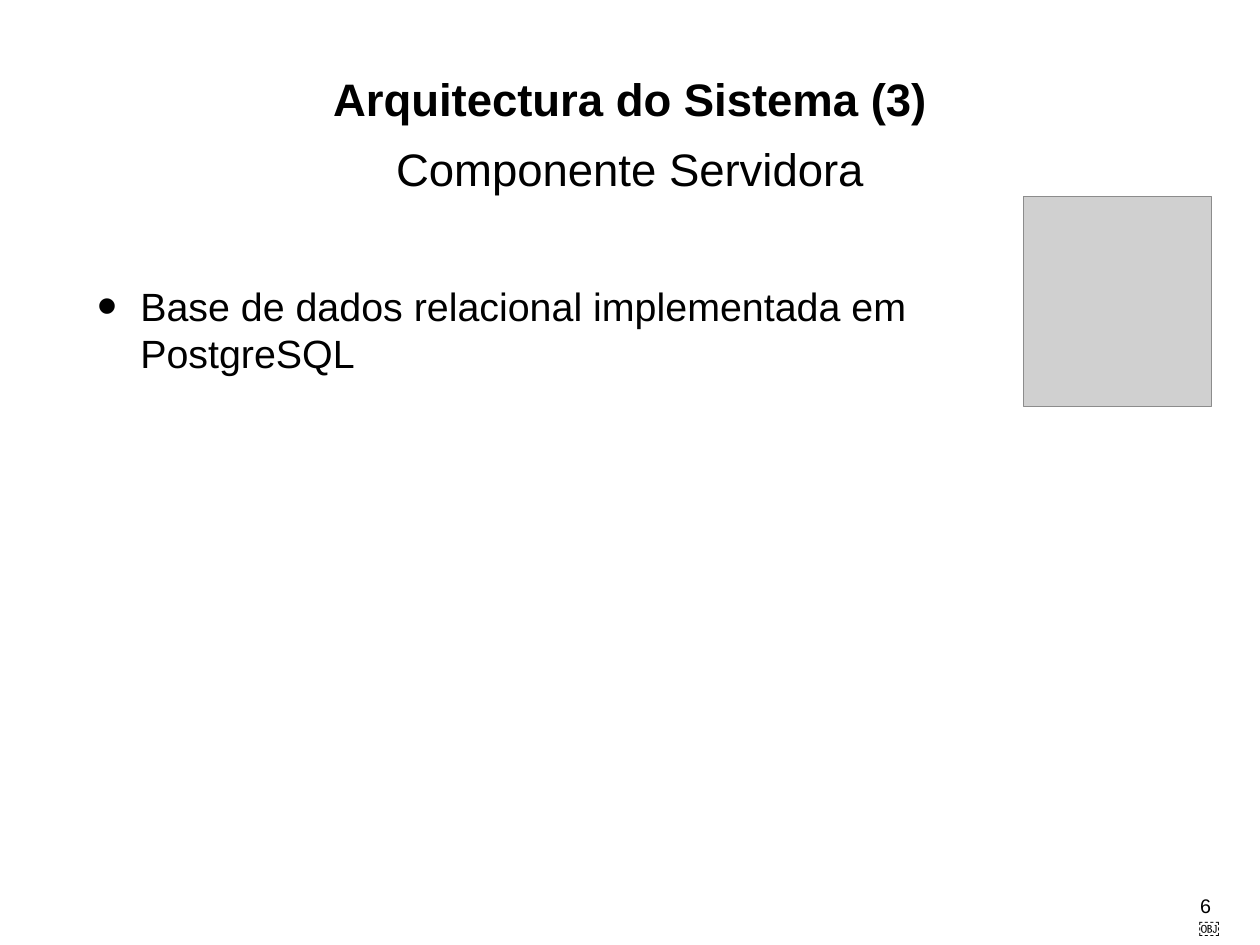
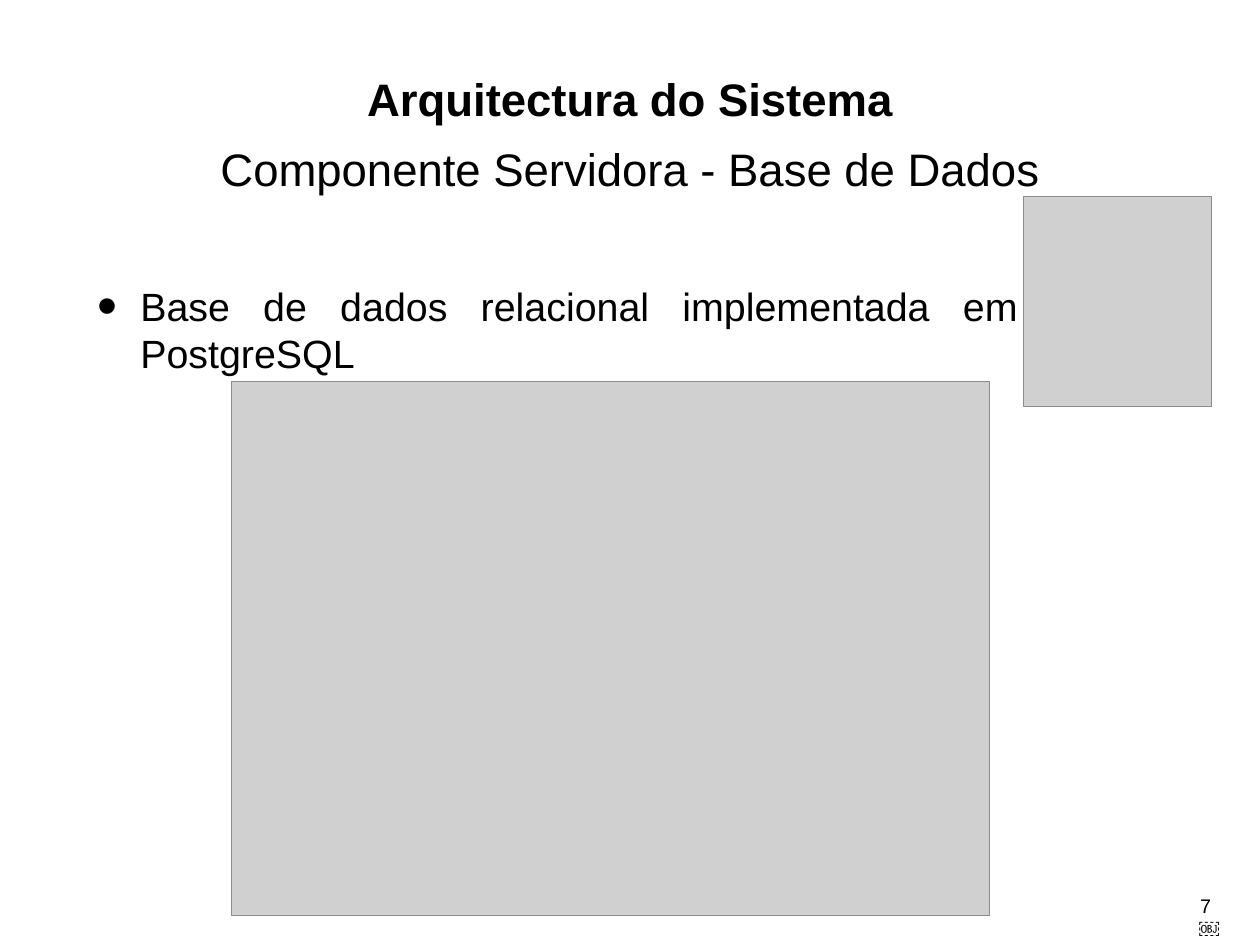
Before and after one commit to LikaV1996/ProjectoFinaldeCurso, a slide deck: slide 7 of AppFinalDeProjecto.pptx (slide 6 before the commit). Drawn at 1260x945 pixels with LibreOffice and Linux fonts; fonts in the diff are those of the drawing; grey boxes stand for pictures. Boxes give left, top, right and bottom in pixels: in the first picture for what was removed or moved away, otherwise in the second. Text is boxed around its words. In the diff, an @@ line names an element or a change of style, - is before the commit and + after.

```diff
--- a/AppFinalDeProjecto.pptx
+++ b/AppFinalDeProjecto.pptx
@@ title at (220, 83, 1039, 195): text changed; bold off @@
-Arquitectura do Sistema (3)
-Componente Servidora
+Arquitectura do Sistema
+Componente Servidora - Base de Dados
@@ text "Base de dados relacional implementada ..." at (140, 292, 1018, 376): alignment left to justified @@
@@ picture added at (232, 382, 990, 915) @@
@@ page number at (1200, 899, 1211, 913): text changed @@
-6￼
+7￼
```
Also in this commit, not shown: 6 other slides changed, 9 slides added, 4 slides removed, 4 other files.
